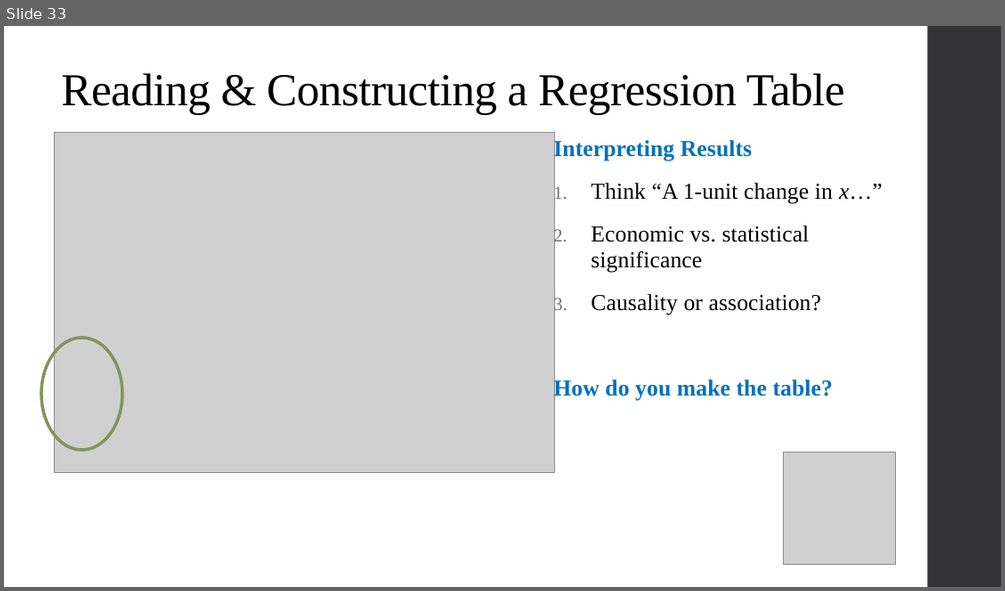
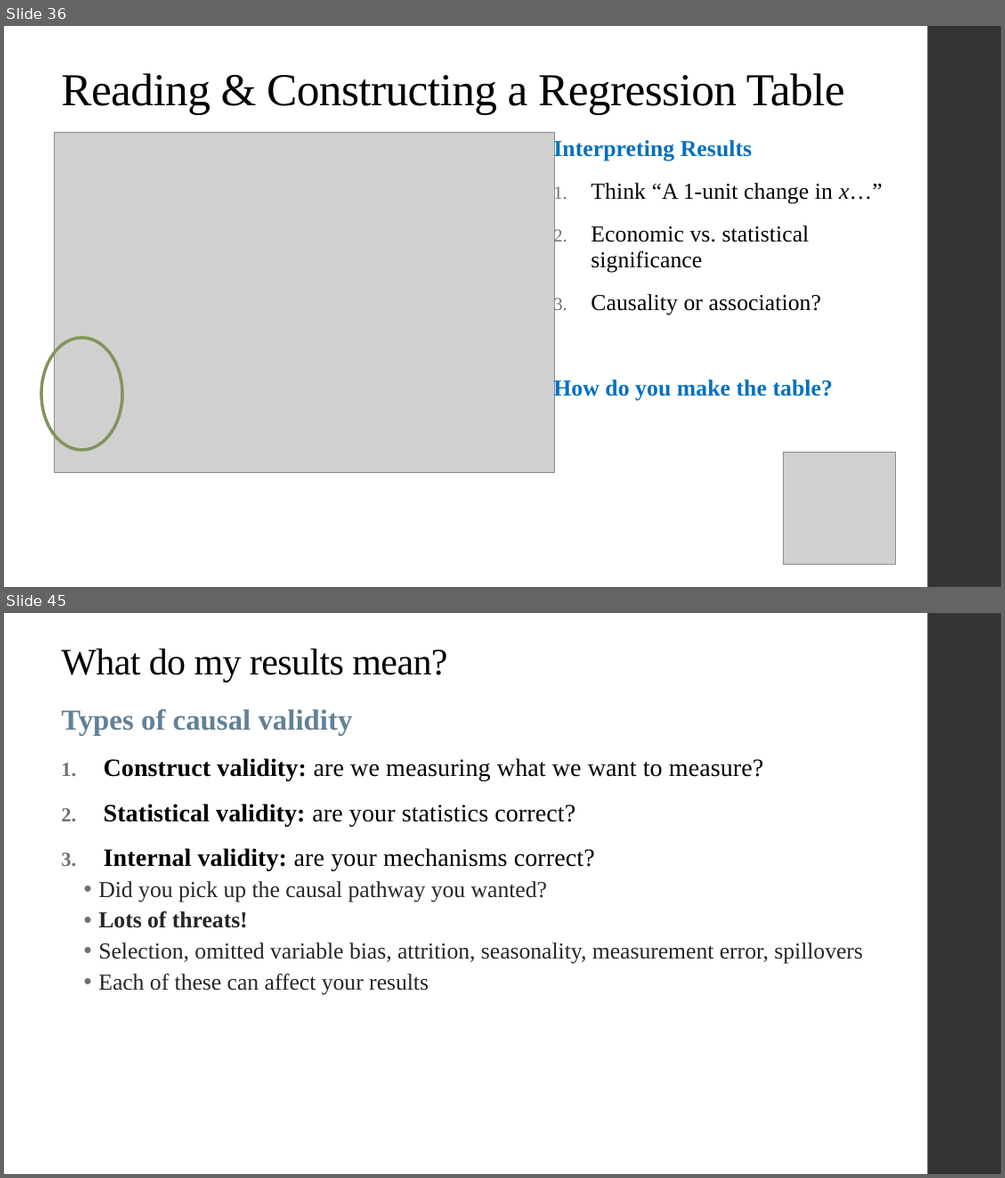
Before and after one commit to qiufei/fork-HAD5744, a slide deck: Lecture03_MultivariateOLS1/Lecture3_MultivariateOLS_2022F.pptx. Shown one above the other, each under a label of ours: slide 33 before the commit, slides 36 and 45 after it; the slides between them are not shown. The pictures are 1005x591 and 1005x1178 pixels, drawn with LibreOffice and Linux fonts; fonts in the diff are those of the drawing; grey boxes stand for pictures. Boxes give left, top, right and bottom in pixels: in the first picture for what was removed or moved away, otherwise in the second. Text is boxed around its words. In the diff, an @@ line names an element or a change of style, - is before the commit and + after.

```diff
--- a/Lecture03_MultivariateOLS1/Lecture3_MultivariateOLS_2022F.pptx
+++ b/Lecture03_MultivariateOLS1/Lecture3_MultivariateOLS_2022F.pptx
@@ slide 45 added at [4,613,1001,1174], background #FFFFFF; not listed: 1 template element that a slide beside it also shows @@
@@ title added at [61,649,447,682], 36 pt, text #000000 @@
+What do my results mean?
@@ text added at [61,709,863,995], 22 pt, text #262626 @@
+Types of causal validity
+1. Construct validity: are we measuring what we want to measure?
+2. Statistical validity: are your statistics correct?
+3. Internal validity: are your mechanisms correct?
+  • Did you pick up the causal pathway you wanted?
+  • Lots of threats!
+  • Selection, omitted variable bias, attrition, seasonality, measurement error, spillovers
+  • Each of these can affect your results
@@ what was slide 33 is now slide 36 @@
```
Also in this commit, not shown: 4 slides changed, 20 other slides added, 2 slides removed, 5 other files.
